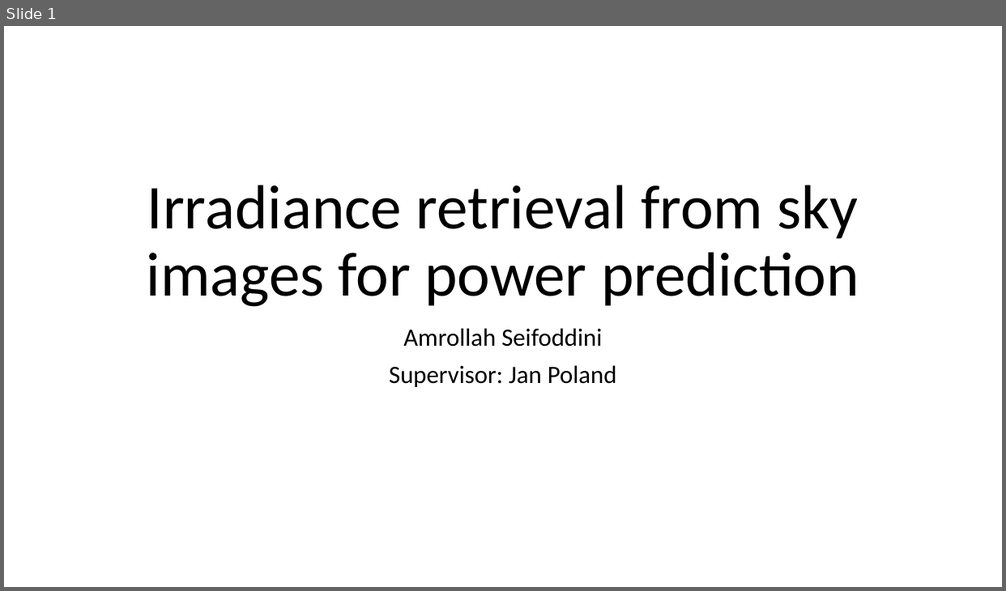
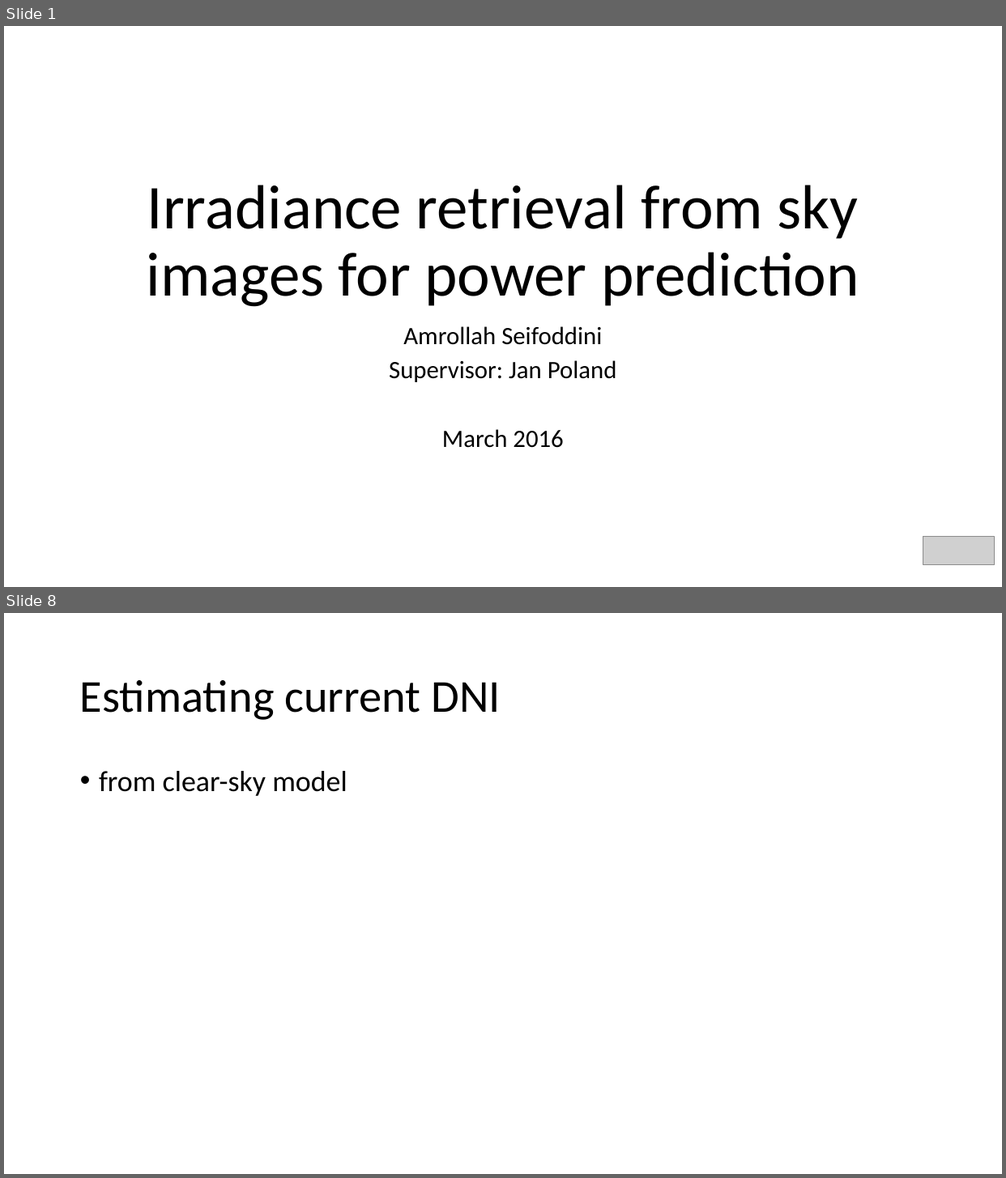
Before and after one commit to amrollah/ms_proj, a slide deck: docs/Amri_presentation.pptx. Shown one above the other, each under a label of ours: slide 1 before the commit, slides 1 and 8 after it; the slides between them are not shown. The pictures are 1006x591 and 1006x1178 pixels, drawn with LibreOffice and Linux fonts; fonts in the diff are those of the drawing; grey boxes stand for pictures. Boxes give left, top, right and bottom in pixels: in the first picture for what was removed or moved away, otherwise in the second. Text is boxed around its words. In the diff, an @@ line names an element or a change of style, - is before the commit and + after.

```diff
--- a/docs/Amri_presentation.pptx
+++ b/docs/Amri_presentation.pptx
@@ slide 8 added at <box>4,613,1002,1174</box>, background #FFFFFF @@
@@ title added at <box>80,680,500,720</box>, 44 pt, text #000000 @@
+Estimating current DNI
@@ text added at <box>99,771,347,796</box>, 28 pt, text #000000 @@
+• from clear-sky model
@@ slide 1 changed as well @@
@@ subtitle at <box>389,327,617,382</box>: line spacing 0.9 to 0.8 @@
@@ subtitle at <box>442,429,563,448</box>: paragraph added @@
+March 2016
@@ picture added at <box>923,536,995,565</box> @@
```
Also in this commit, not shown: 11 other slides added, 6 other files.
